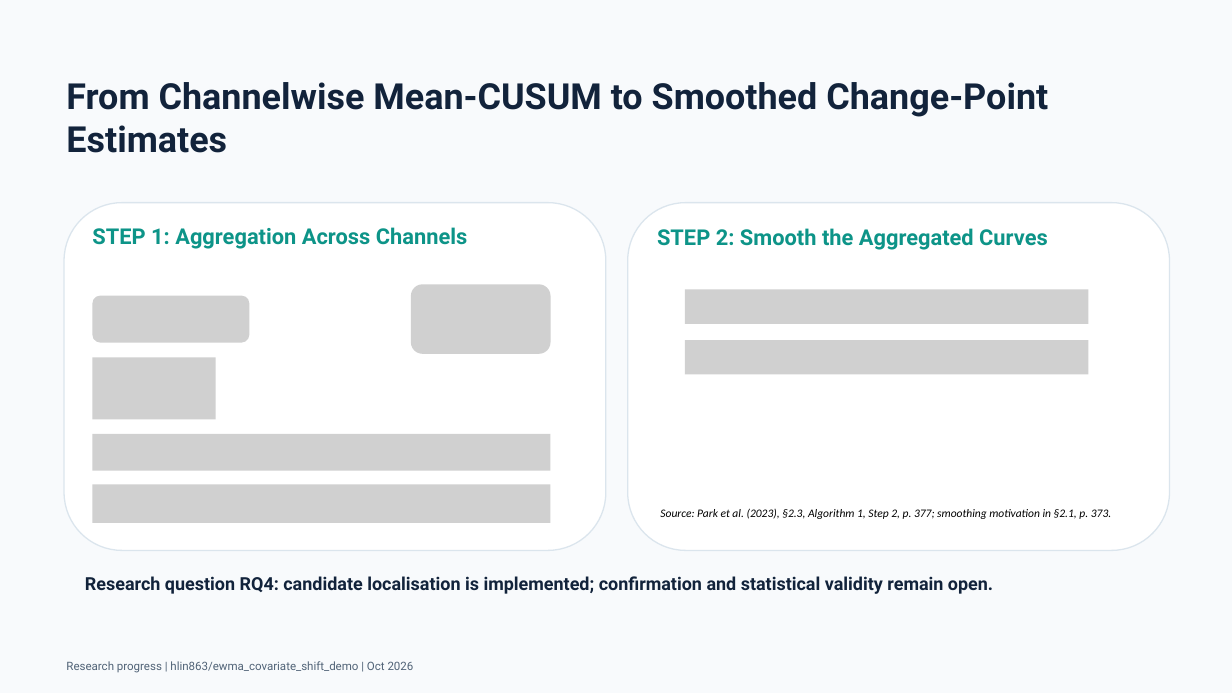
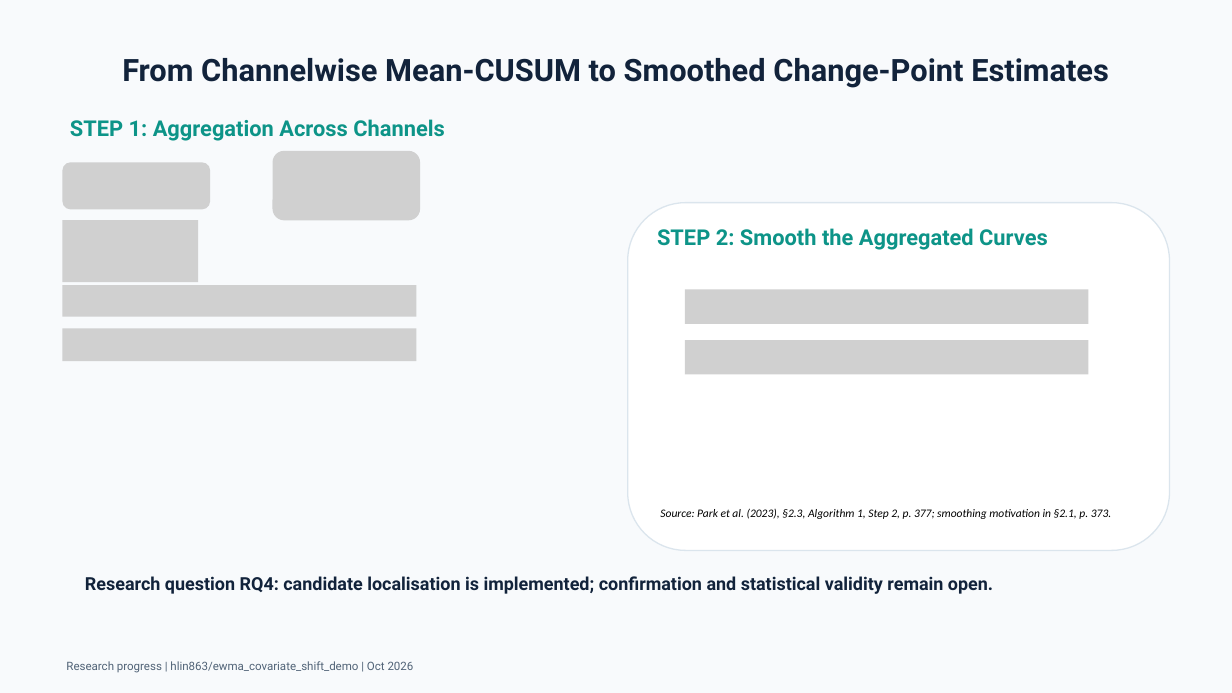
Before and after one commit to hlin863/ewma_covariate_shift_demo, a slide deck: slide 8 of presentations/EWMA_Covariate_Shift_Progress_Review_Haocheng_Lin.pptx. Drawn at 1232x693 pixels with LibreOffice and Linux fonts; fonts in the diff are those of the drawing; grey boxes stand for pictures. Boxes give left, top, right and bottom in pixels: in the first picture for what was removed or moved away, otherwise in the second. Text is boxed around its words. In the diff, an @@ line names an element or a change of style, - is before the commit and + after.

```diff
--- a/presentations/EWMA_Covariate_Shift_Progress_Review_Haocheng_Lin.pptx
+++ b/presentations/EWMA_Covariate_Shift_Progress_Review_Haocheng_Lin.pptx
@@ text "From Channelwise Mean-CUSUM to Smoothed ...": place and size @@
-text "From Channelwise Mean-CUSUM to Smoothed ..." at bbox=[66, 82, 1048, 153]
+text "From Channelwise Mean-CUSUM to Smoothed ..." at bbox=[122, 58, 1109, 88]
@@ text "From Channelwise Mean-CUSUM to Smoothed ..." at bbox=[122, 58, 1109, 88]: size 42 to 36 pt; alignment left to centre @@
@@ text "STEP 1: Aggregation Across Channels": place and size @@
-text "STEP 1: Aggregation Across Channels" at bbox=[92, 227, 467, 249]
+text "STEP 1: Aggregation Across Channels" at bbox=[70, 119, 444, 141]
@@ freeform shape removed at bbox=[64, 203, 606, 551] @@
@@ picture removed at bbox=[92, 296, 249, 342] @@
@@ picture removed at bbox=[411, 285, 551, 354] @@
@@ group added at bbox=[62, 151, 420, 361]: 5 pictures @@
@@ picture removed at bbox=[92, 357, 216, 419] @@
@@ picture removed at bbox=[92, 434, 551, 471] @@
@@ picture removed at bbox=[92, 484, 551, 523] @@
```
Also in this commit, not shown: 1 other slide changed.
